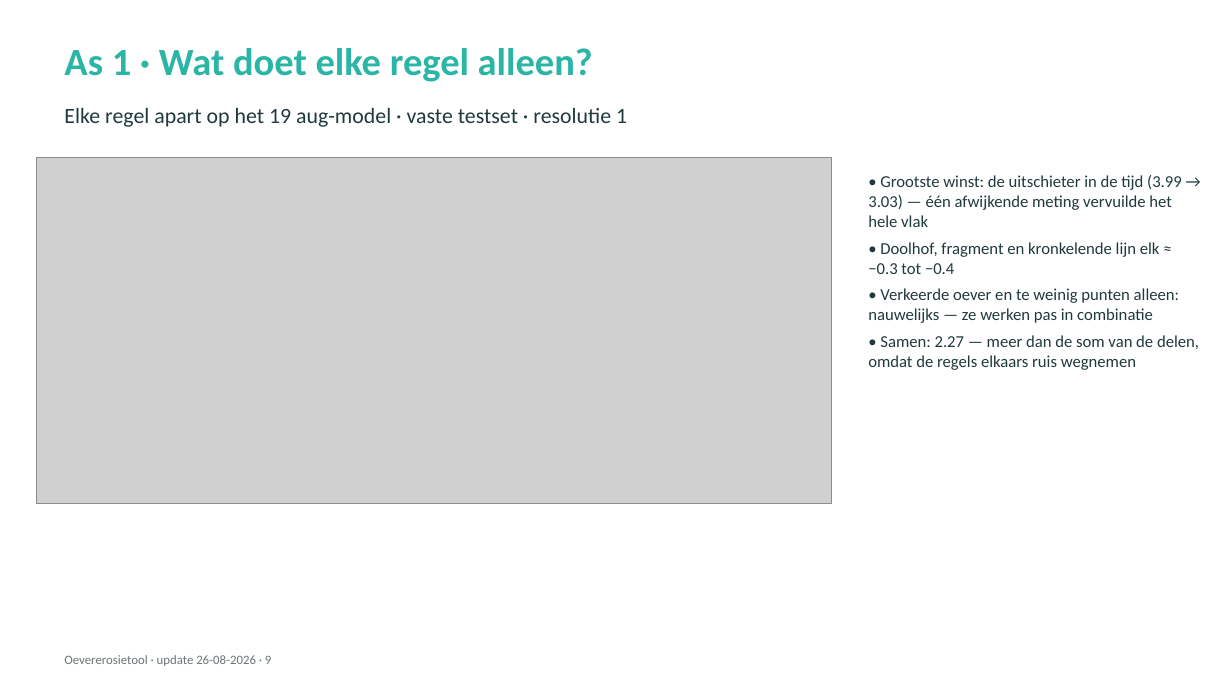
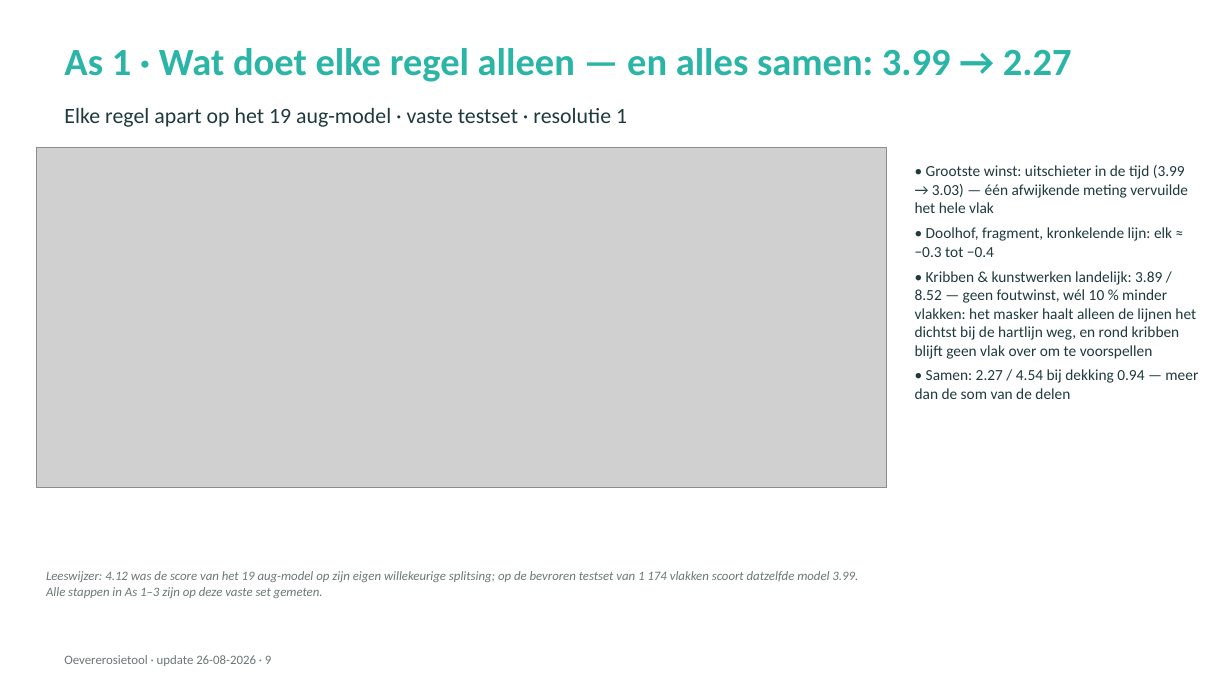
Before and after one commit to HAL24K/wocu-oevererosie, a slide deck: slide 9 of docs/presentations/20260826_update_v2.pptx. Drawn at 1232x693 pixels with LibreOffice and Linux fonts; fonts in the diff are those of the drawing; grey boxes stand for pictures. Boxes give left, top, right and bottom in pixels: in the first picture for what was removed or moved away, otherwise in the second. Text is boxed around its words. In the diff, an @@ line names an element or a change of style, - is before the commit and + after.

```diff
--- a/docs/presentations/20260826_update_v2.pptx
+++ b/docs/presentations/20260826_update_v2.pptx
@@ text at <box>64,48,1072,82</box>: text changed @@
-As 1 · Wat doet elke regel alleen?
+As 1 · Wat doet elke regel alleen — en alles samen: 3.99 → 2.27
@@ picture: place and size @@
-picture at <box>37,157,832,504</box>
+picture at <box>37,148,887,488</box>
@@ text at <box>915,165,1198,399</box>: text changed; size 13 to 12 pt @@
-• Grootste winst: de uitschieter in de tijd (3.99 → 3.03) — één afwijkende meting vervuilde het hele vlak
-• Doolhof, fragment en kronkelende lijn elk ≈ −0.3 tot −0.4
-• Verkeerde oever en te weinig punten alleen: nauwelijks — ze werken pas in combinatie
-• Samen: 2.27 — meer dan de som van de delen, omdat de regels elkaars ruis wegnemen
+• Grootste winst: uitschieter in de tijd (3.99 → 3.03) — één afwijkende meting vervuilde het hele vlak
+• Doolhof, fragment, kronkelende lijn: elk ≈ −0.3 tot −0.4
+• Kribben & kunstwerken landelijk: 3.89 / 8.52 — geen foutwinst, wél 10 % minder vlakken: het masker haalt alleen de lijnen het dichtst bij de hartlijn weg, en rond kribben blijft geen vlak over om te voorspellen
+• Samen: 2.27 / 4.54 bij dekking 0.94 — meer dan de som van de delen
@@ text added at <box>46,571,858,598</box>, 10 pt, text #6B7778, italic @@
+Leeswijzer: 4.12 was de score van het 19 aug-model op zijn eigen willekeurige splitsing; op de bevroren testset van 1 174 vlakken scoort datzelfde model 3.99. Alle stappen in As 1–3 zijn op deze vaste set gemeten.
```
Also in this commit, not shown: 14 other slides changed, 1 slide removed, 3 other files.
